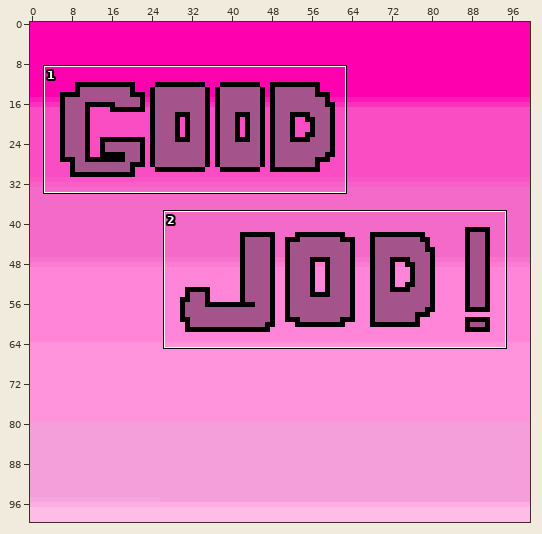
Edited in one commit: pixel-art file (Assets/Imported Assets/Complete.aseprite). The first picture is a wide view before the edit; the outline marks the close-up.
Close-up. Before the commit:
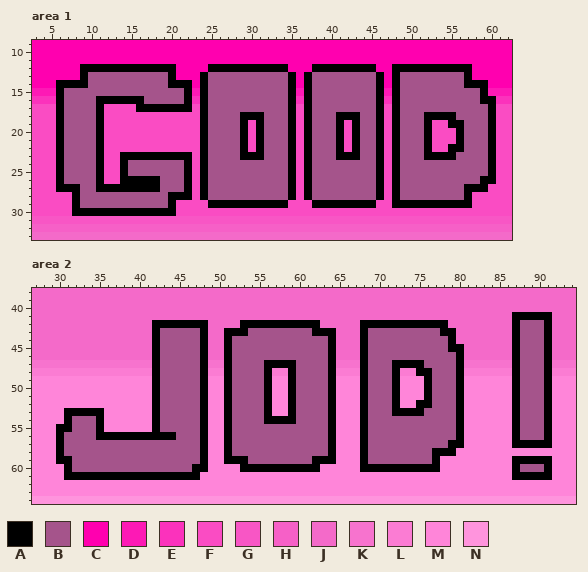
100x100 pixels, 1 frame. Colours within 5 levels of each other are drawn and written as one. Shown: area 1: x 3..62, y 9..33; area 2: x 27..94, y 38..64.
Palette (. is transparent): A #000000  B #a5548b  C #ff00af  D #fd19b5  E #fb32bc  F #fa4cc3  G #f856c5  H #f660c7  J #f46ac9  K #f773ce  L #fb7cd3  M #ff85d9  N #ff94dd
After the commit:
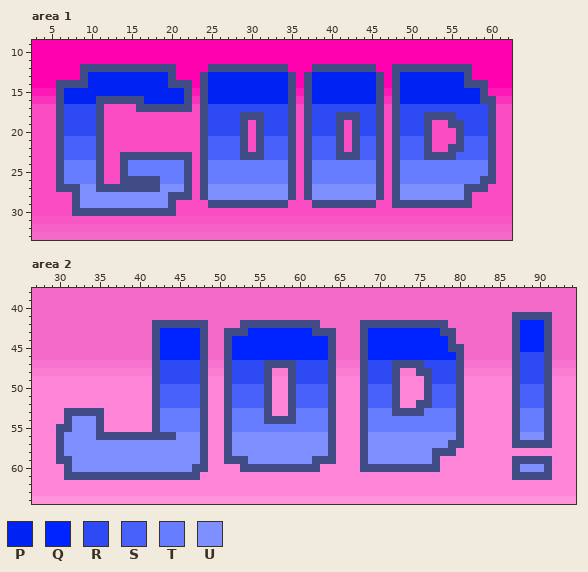
Colours new in this view: P #0023f4  Q #0024ff  R #2e4af4  S #4861fa  T #677dff  U #7e90ff
Changes in this commit:
colour A: #000000 -> #414b85
Changed rows in their new state; - is a pixel that keeps its letter.
Area 1:
first column x 7:
13 ---PPPPPPPPPP-----PPPPPPPPPP---PPPPPPPP---PPPPPPPP---
14 ---PPPPPPPPPP-----PPPPPPPPPP---PPPPPPPP---PPPPPPPP---
15 PPPPPPPPPPPPPPP---PPPPPPPPPP---PPPPPPPP---PPPPPPPPPP-
16 PPPP------PPPPP---PPPPPPPPPP---PPPPPPPP---PPPPPPPPPP-
17 RRRR--------------RRRRRRRRRR---RRRRRRRR---RRRRRRRRRRR
18 RRRR--------------RRRR---RRR---RRR---RR---RRR----RRRR
19 RRRR--------------RRRR---RRR---RRR---RR---RRR-----RRR
20 RRRR--------------RRRR---RRR---RRR---RR---RRR-----RRR
21 SSSS--------------SSSS---SSS---SSS---SS---SSS-----SSS
22 SSSS--------------SSSS---SSS---SSS---SS---SSS-----SSS
23 SSSS--------------SSSS---SSS---SSS---SS---SSS----SSSS
24 TTTT----TTTTTTT---TTTTTTTTTT---TTTTTTTT---TTTTTTTTTTT
25 TTTT----TTTTTTT---TTTTTTTTTT---TTTTTTTT---TTTTTTTTTTT
26 TTTT--------TTT---TTTTTTTTTT---TTTTTTTT---TTTTTTTTTT-
27 --UU--------UUU---UUUUUUUUUU---UUUUUUUU---UUUUUUUU---
28 --UUUUUUUUUUU-----UUUUUUUUUU---UUUUUUUU---UUUUUUUU---
29 --UUUUUUUUUUU----------------------------------------
Area 2:
first column x 31:
42 ---------------------------------------------------------QQQ
43 ------------QQQQQ------QQQQQQQQ-------QQQQQQQQQ----------QQQ
44 ------------QQQQQ----QQQQQQQQQQQQ-----QQQQQQQQQQ---------QQQ
45 ------------QQQQQ----QQQQQQQQQQQQ-----QQQQQQQQQQ---------QQQ
46 ------------QQQQQ----QQQQQQQQQQQQ-----QQQQQQQQQQQ--------RRR
47 ------------RRRRR----RRRR----RRRR-----RRR----RRRR--------RRR
48 ------------RRRRR----RRRR----RRRR-----RRR-----RRR--------RRR
49 ------------RRRRR----RRRR----RRRR-----RRR-----RRR--------RRR
50 ------------SSSSS----SSSS----SSSS-----SSS-----SSS--------SSS
51 ------------SSSSS----SSSS----SSSS-----SSS-----SSS--------SSS
52 ------------SSSSS----SSSS----SSSS-----SSS-----SSS--------SSS
53 ------------TTTTT----TTTT----TTTT-----TTT----TTTT--------TTT
54 -UUU--------TTTTT----TTTT----TTTT-----TTTTTTTTTTT--------TTT
55 -UUU--------TTTTT----TTTTTTTTTTTT-----TTTTTTTTTTT--------TTT
56 UUUU----------UUU----UUUUUUUUUUUU-----UUUUUUUUUUU--------UUU
57 UUUUUUUUUUUUUUUUU----UUUUUUUUUUUU-----UUUUUUUUUU------------
58 UUUUUUUUUUUUUUUUU----UUUUUUUUUUUU-----UUUUUUUU--------------
59 -UUUUUUUUUUUUUUUU------UUUUUUUU-------UUUUUUUU--------------
60 -UUUUUUUUUUUUUUU-----------------------------------------UUU
